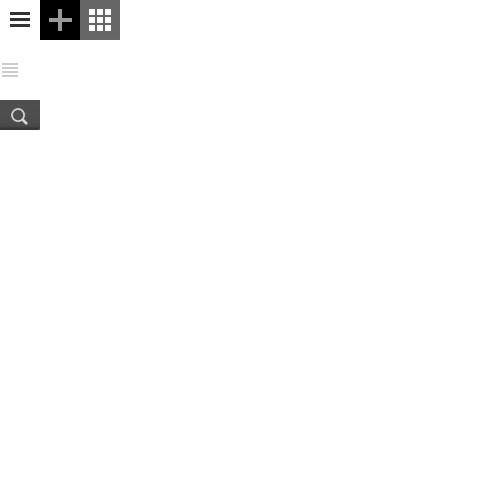
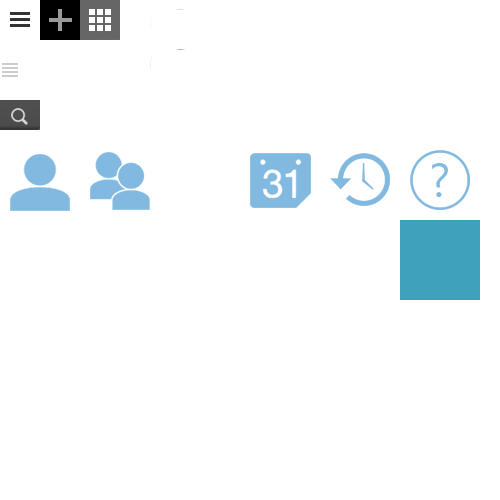
Two versions of the same layered image (500x500). Layer-by-layer changes:
added layer "directory" above "time entry" over [90, 152, 150, 210]
added layer "time entry" above "calender" over [330, 153, 390, 206]
added layer "calender" above "help" over [250, 153, 311, 208]
added layer "help" above "you" over [410, 150, 470, 210]
added layer "you" above "Layer 8 copy" over [10, 154, 70, 211]
added layer "Layer 6 copy" above "Layer 8" over [150, 53, 152, 69]
added layer "Layer 6" (50%) above "Layer 5" over [150, 14, 152, 29]
added layer "Layer 5" above "Layer 4" over [400, 220, 480, 300]
